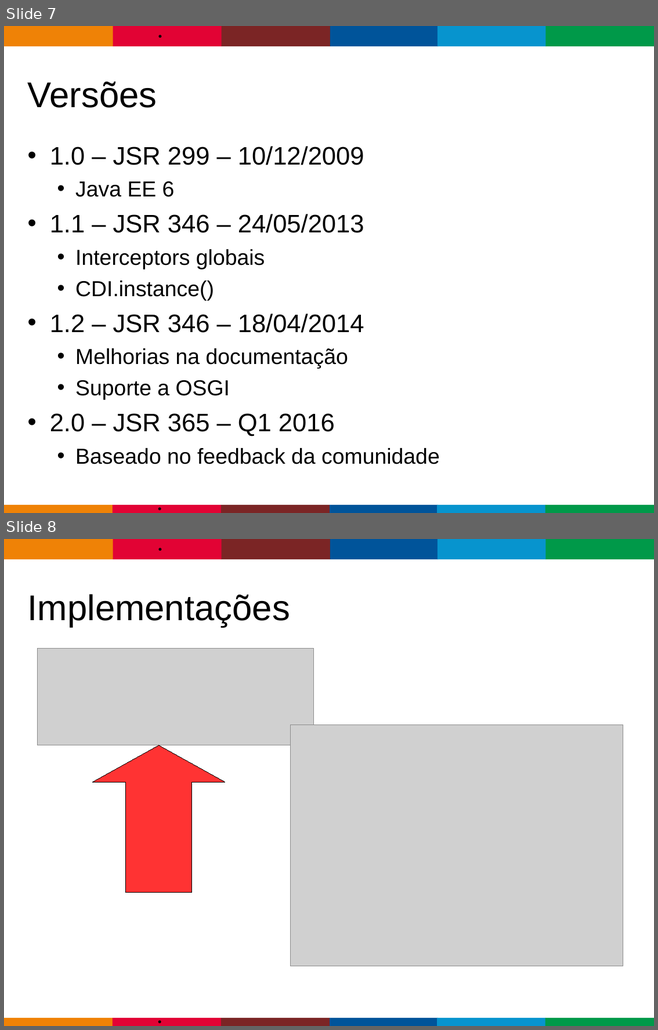
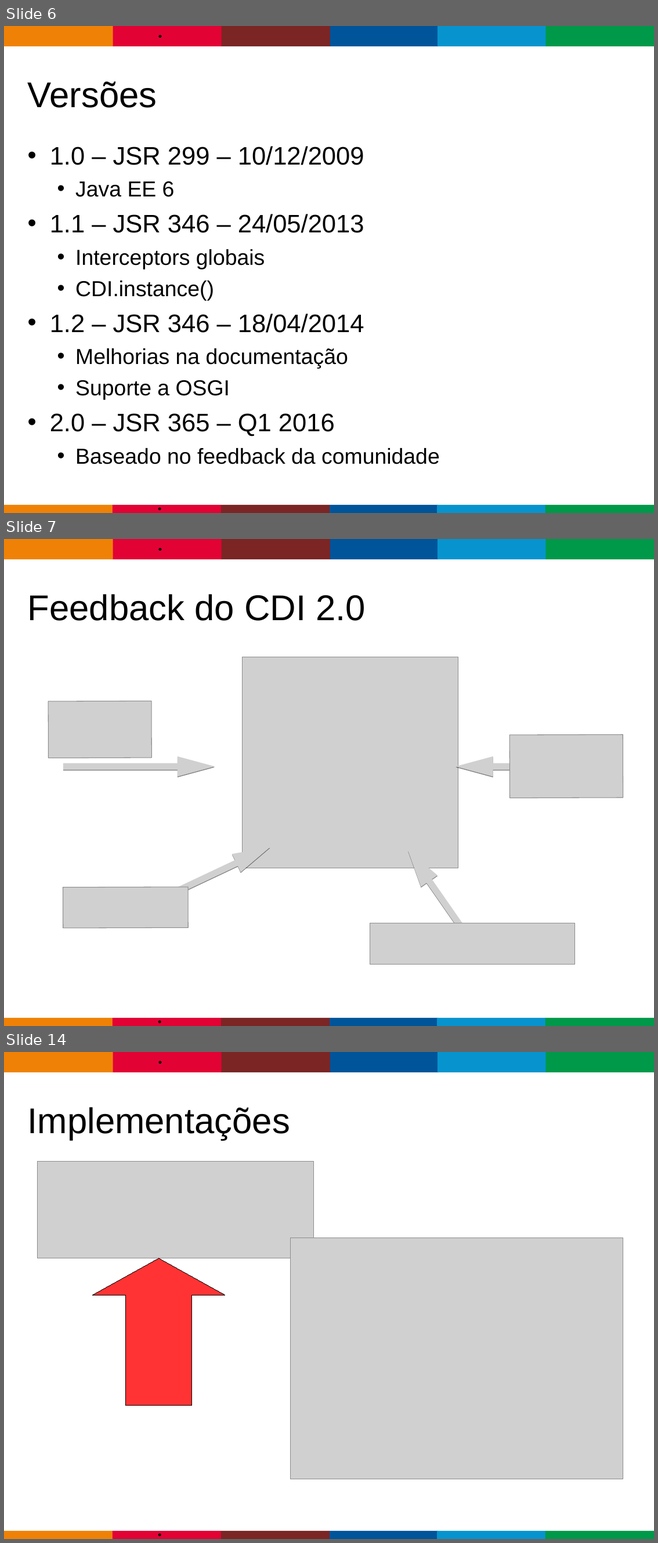
Before and after one commit to gastaldi/talks, a slide deck: CDI/TDC2015/TDC_2015-CDI-2.0.odp. Shown one above the other, each under a label of ours: slides 7 and 8 before the commit, slides 6, 7 and 14 after it; the slides between them are not shown. The pictures are 658x1030 and 658x1543 pixels, drawn with LibreOffice and Linux fonts; fonts in the diff are those of the drawing; grey boxes stand for pictures; background and template pictures are left out. Boxes give left, top, right and bottom in pixels: in the first picture for what was removed or moved away, otherwise in the second. Text is boxed around its words. In the diff, an @@ line names an element or a change of style, - is before the commit and + after.

```diff
--- a/CDI/TDC2015/TDC_2015-CDI-2.0.odp
+++ b/CDI/TDC2015/TDC_2015-CDI-2.0.odp
@@ slide 7 added at (4,539,654,1026), background #FFFFFF; not listed: 13 template elements that a slide beside it also shows @@
@@ title added at (28,594,365,621), 43.7 pt, text #000000 @@
+Feedback do CDI 2.0
@@ picture added at (242,657,458,868) @@
@@ picture added at (48,701,151,758) @@
@@ picture added at (510,734,623,798) @@
@@ picture added at (64,756,215,777) @@
@@ picture added at (456,756,560,777) @@
@@ picture added at (129,838,275,921) @@
@@ picture added at (400,845,481,951) @@
@@ picture added at (63,887,188,928) @@
@@ picture added at (369,924,575,964) @@
@@ what was slide 7 is now slide 6 @@
@@ what was slide 8 is now slide 14 @@
```
Also in this commit, not shown: 5 slides changed, 9 other slides added, 4 slides removed.
